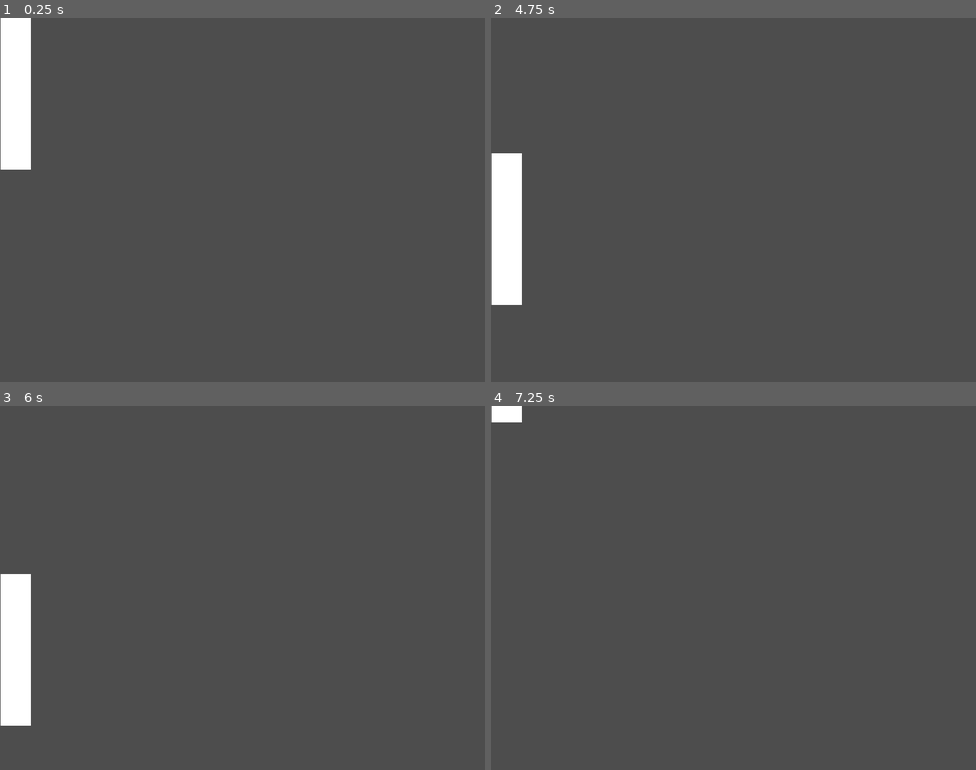
Above: before the commit, frames 1-4 (two rows, left to right).
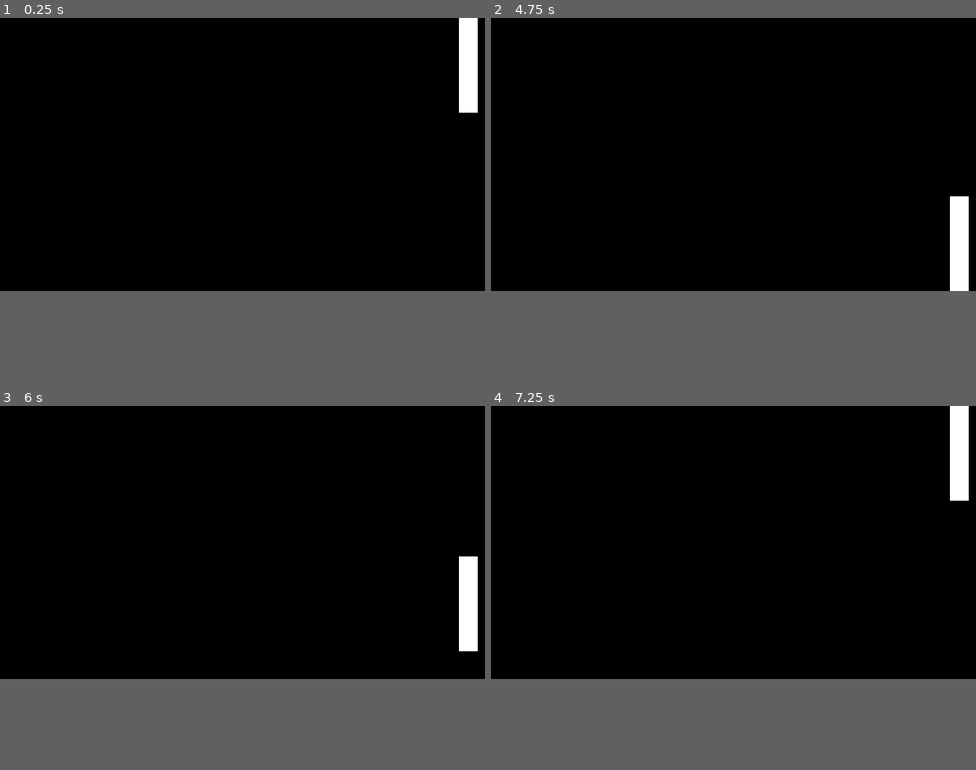
Above: after the commit, the same moments.

Repository: tomzachary/GodotPongClone
Game: Godot game, scene res://actors/main_game.tscn
Same seed, same stepped clock (60 frames per second), same inputs: the game is played once before the commit and once after it. Before the commit the project starts from res://actors/Player.tscn.
Inputs:
- Up to frame 1 (0.25 s): no input
- Up to frame 2 (4.75 s): tap Enter at 0.5 s; hold W (up) 0.53-1.28 s; hold S (down) 1.28-2.03 s; hold W (up) 2.03-3.53 s; tap Space at 3.5 s; hold S (down) from 3.53 s (still down)
- Up to frame 3 (6 s): tap Enter at 5.75 s; release S (down) at 5.78 s; hold W (up) from 5.78 s (still down)
- Up to frame 4 (7.25 s): keep holding W (up)
The window is 800x600 before the commit and 800x450 after it. Grey fills any space a smaller window leaves; there, only what the larger window draws over its background counts as a difference.

The runs differ from the first frame. In frame 1, 75% of the frame differs, in the area x 0-100%, y 0-75%; in frame 2, 75%; in frame 3, 76%, in the area x 0-100%, y 0-88%; in frame 4, 75%.

Commit message:
figured out player position setup on main game

Diff:
--- /dev/null
+++ b/actors/BackgroundSprite.gd
@@ -0,0 +1,12 @@
+extends Sprite2D
+var screen_size
+# Called when the node enters the scene tree for the first time.
+func _ready():
+	screen_size = get_viewport_rect().size
+	pass # Replace with function body.
+
+
+# Called every frame. 'delta' is the elapsed time since the previous frame.
+func _process(delta):
+	scale = screen_size * 2
+	pass
--- a/actors/Player.tscn
+++ b/actors/Player.tscn
@@ -4,7 +4,7 @@
 [ext_resource type="Script" path="res://actors/Player.gd" id="1_qfc0c"]
 [ext_resource type="PackedScene" uid="uid://ciq6yl5jod7dg" path="res://actors/paddle.tscn" id="2_72hhk"]
 
-[node name="Player" type="Node"]
+[node name="Player" type="Node2D"]
 script = ExtResource("1_qfc0c")
 
 [node name="Paddle" parent="." instance=ExtResource("2_72hhk")]
--- /dev/null
+++ b/actors/main_game.gd
@@ -0,0 +1,18 @@
+extends Area2D
+
+var screen_size
+var player
+var pong
+var enemy
+
+# Called when the node enters the scene tree for the first time.
+func _ready():
+	screen_size = get_viewport_rect().size
+	player = $Player
+	player.position = Vector2(screen_size.x - 70, 0)
+	pass # Replace with function body.
+
+
+# Called every frame. 'delta' is the elapsed time since the previous frame.
+func _process(delta):
+	pass
--- a/actors/main_game.tscn
+++ b/actors/main_game.tscn
@@ -1,15 +1,19 @@
-[gd_scene load_steps=4 format=3 uid="uid://bovdeees4fb8s"]
+[gd_scene load_steps=6 format=3 uid="uid://bovdeees4fb8s"]
 
+[ext_resource type="Script" path="res://actors/main_game.gd" id="1_ufkue"]
 [ext_resource type="Texture2D" uid="uid://cgacexnujmtjq" path="res://art/background.png" id="1_ukyvg"]
 [ext_resource type="PackedScene" uid="uid://u0q70trvie81" path="res://actors/Player.tscn" id="2_omdqn"]
 [ext_resource type="PackedScene" uid="uid://sq58qooy0avk" path="res://actors/pong.tscn" id="3_g0oxb"]
+[ext_resource type="Script" path="res://actors/BackgroundSprite.gd" id="3_xcmdd"]
 
 [node name="MainGame" type="Area2D"]
+script = ExtResource("1_ufkue")
 
 [node name="Sprite2D" type="Sprite2D" parent="."]
 position = Vector2(400, 300)
 scale = Vector2(800, 600)
 texture = ExtResource("1_ukyvg")
+script = ExtResource("3_xcmdd")
 
 [node name="Player" parent="." instance=ExtResource("2_omdqn")]
 
--- a/project.godot
+++ b/project.godot
@@ -11,14 +11,15 @@
 [application]
 
 config/name="PongClone"
-run/main_scene="res://actors/Player.tscn"
+run/main_scene="res://actors/main_game.tscn"
 config/features=PackedStringArray("4.1", "Forward Plus")
 config/icon="res://icon.svg"
 
 [display]
 
-window/size/viewport_width=800
-window/size/viewport_height=600
+window/size/viewport_width=1280
+window/size/viewport_height=720
+window/size/resizable=false
 
 [input]
 
--- a/scripts/Movement.gd
+++ b/scripts/Movement.gd
@@ -8,7 +8,7 @@
 var parent
 
 func _ready():
-	texture_size = Vector2.ZERO #get_node("../Paddle/Sprite2D").texture.get_size() * $Sprite2D.scale
+	texture_size = get_node("../Sprite2D").texture.get_size() * get_node("../Sprite2D").scale
 	screen_size = get_viewport_rect().size
 	parent = get_parent()
 
@@ -18,4 +18,4 @@
 func _process(delta):
 	var normal_vector: Vector2 = _direction.normalized() * speed
 	parent.position += normal_vector * delta
-	parent.position = parent.position.clamp(Vector2(0, 0) , screen_size)
+	parent.position = parent.position.clamp(Vector2(0, texture_size.y) , screen_size)
